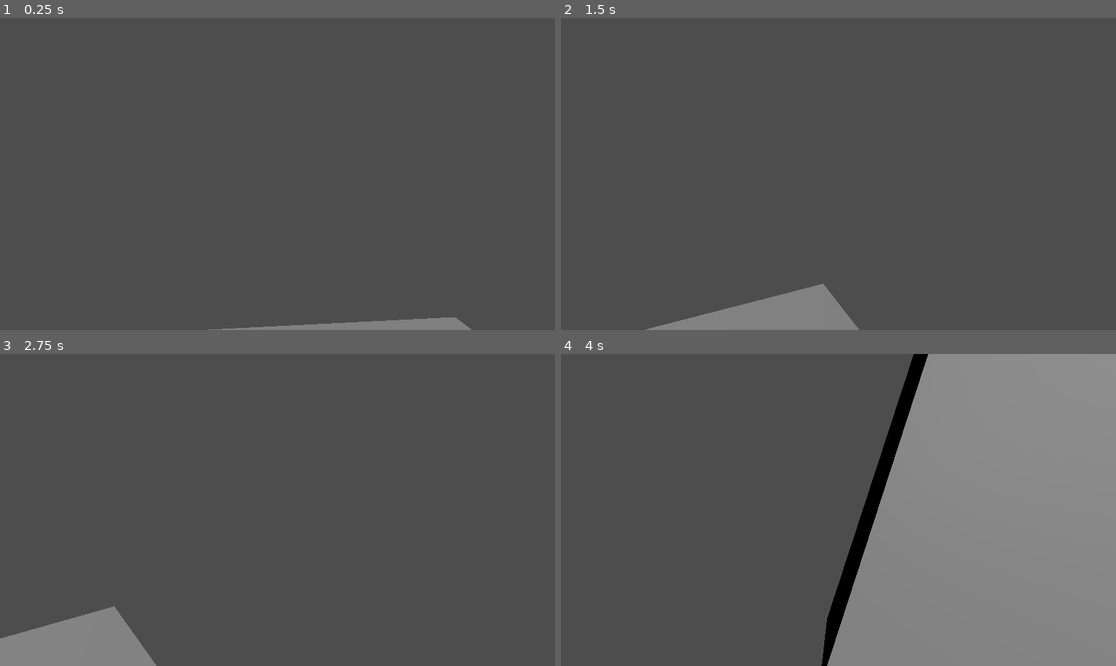
Above: before the commit, frames 1-4 (two rows, left to right).
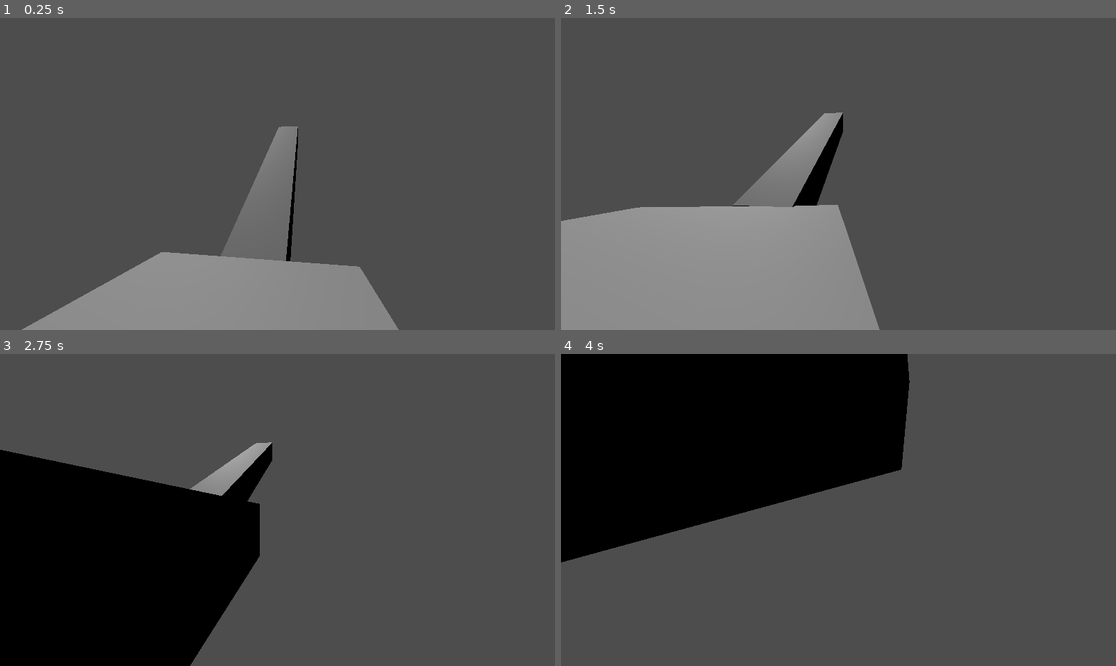
Above: after the commit, the same moments.

Repository: danitheturtle/godly-pets-delivery-service
Game: Godot game, scene res://scenes/main.tscn
The game is run twice, just before and just after one commit, with the same random seed, the same clock (stepped at 60 frames per second) and the same inputs.
Inputs (mouse positions are in pixels of both pictures, inside the frame that each line leads up to):
- Up to frame 1 (0.25 s): no input
- Up to frame 2 (1.5 s): tap Enter at 0.5 s; move the mouse to (960, 158) at 0.52 s; hold D (right) 0.53-1.28 s; hold Q (rotate_ccw, bound only after the commit) 0.53-1.28 s; tap E (rotate_cw, bound only after the commit) at 0.8, 1.35 s; move the mouse to (727, 189) at 1.27 s; hold S (backward) from 1.28 s (still down)
- Up to frame 3 (2.75 s): tap Q (rotate_ccw, bound only after the commit) at 1.55 s; move the mouse to (333, 441) at 2.02 s; release S (backward) at 2.03 s; press the mouse at (333, 441) at 2.03 s; hold D (right) from 2.03 s (still down); tap E (rotate_cw, bound only after the commit) at 2.3 s
- Up to frame 4 (4 s): move the mouse to (832, 516) at 2.77 s; release D (right) at 2.78 s; release the mouse at (832, 516) at 2.78 s; hold W (forward) 2.78-3.53 s; tap X (toggle_cursor) at 2.85 s; tap Q (rotate_ccw, bound only after the commit) at 3.05 s; move the mouse to (1005, 556) at 3.52 s; hold A (left) from 3.53 s (still down); hold Q (rotate_ccw, bound only after the commit) from 3.53 s (still down); tap E (rotate_cw, bound only after the commit) at 3.8 s

The runs differ from the first frame. In frame 1, 15% of the frame differs, in the area x 3-85%, y 34-100%; in frame 2, 21%; in frame 3, 28%; in frame 4, 76%, in the area x 0-100%, y 0-100%.

Commit message:
added stairs and some more stuff

Diff:
--- /dev/null
+++ b/godot/assets/staircase.tres
@@ -0,0 +1,4 @@
+[gd_resource type="ConvexPolygonShape3D" format=3 uid="uid://b6nqhrfkchyh8"]
+
+[resource]
+points = PackedVector3Array(-9.75, 7.125, -1.5, -9.75, 4.125, -1.5, -9.75, 7.125, 1.5, -9.75, 4.125, 1.5, 9.75, -7.125, -1.5, 9.75, -4.125, -1.5, 9.75, -7.125, 1.5, 9.75, -4.125, 1.5)
--- a/godot/project.godot
+++ b/godot/project.godot
@@ -14,6 +14,11 @@
 run/main_scene="uid://b64n2vugr0k72"
 config/features=PackedStringArray("4.5", "Mobile")
 config/icon="res://icon.svg"
+
+[display]
+
+window/size/viewport_width=1920
+window/size/viewport_height=1080
 
 [input]
 
@@ -90,6 +95,16 @@
 "events": [Object(InputEventKey,"resource_local_to_scene":false,"resource_name":"","device":-1,"window_id":0,"alt_press …(192 unchanged characters)…
 ]
 }
+rotate_cw={
+"deadzone": 0.2,
+"events": [Object(InputEventKey,"resource_local_to_scene":false,"resource_name":"","device":-1,"window_id":0,"alt_pressed":false,"shift_pressed":false,"ctrl_pressed":false,"meta_pressed":false,"pressed":false,"keycode":0,"physical_keycode":69,"key_label":0,"unicode":101,"location":0,"echo":false,"script":null)
+]
+}
+rotate_ccw={
+"deadzone": 0.2,
+"events": [Object(InputEventKey,"resource_local_to_scene":false,"resource_name":"","device":-1,"window_id":0,"alt_pressed":false,"shift_pressed":false,"ctrl_pressed":false,"meta_pressed":false,"pressed":false,"keycode":0,"physical_keycode":81,"key_label":0,"unicode":113,"location":0,"echo":false,"script":null)
+]
+}
 
 [rendering]
 
--- a/godot/scenes/main.tscn
+++ b/godot/scenes/main.tscn
@@ -1,96 +1,25 @@
-[gd_scene load_steps=9 format=3 uid="uid://b64n2vugr0k72"]
+[gd_scene load_steps=5 format=3 uid="uid://b64n2vugr0k72"]
 
-[ext_resource type="Script" uid="uid://c38wmb61wavf1" path="res://scripts/player.gd" id="1_o5qli"]
-
-[sub_resource type="BoxShape3D" id="BoxShape3D_sgp6g"]
-size = Vector3(4, 1, 4)
-
-[sub_resource type="BoxMesh" id="BoxMesh_o5qli"]
-size = Vector3(4, 1, 4)
-
-[sub_resource type="Animation" id="Animation_0wfyh"]
-length = 0.001
-tracks/0/type = "value"
-tracks/0/imported = false
-tracks/0/enabled = true
-tracks/0/path = NodePath(".:rotation")
-tracks/0/interp = 1
-tracks/0/loop_wrap = true
-tracks/0/keys = {
-"times": PackedFloat32Array(0),
-"transitions": PackedFloat32Array(1),
-"update": 0,
-"values": [Vector3(0, 0, 0)]
-}
-
-[sub_resource type="Animation" id="Animation_o5qli"]
-resource_name = "new_animation"
-length = 20.0
-markers = [{
-"color": Color(1, 1, 1, 1),
-"name": &"new_marker",
-"time": -0.23333333
-}, {
-"color": Color(1, 1, 1, 1),
-"name": &"new_marker_2",
-"time": -2.3999996
-}]
-tracks/0/type = "value"
-tracks/0/imported = false
-tracks/0/enabled = true
-tracks/0/path = NodePath(".:rotation")
-tracks/0/interp = 1
-tracks/0/loop_wrap = true
-tracks/0/keys = {
-"times": PackedFloat32Array(0, 10.03, 20),
-"transitions": PackedFloat32Array(1, 1, 1),
-"update": 0,
-"values": [Vector3(0, 0, 0), Vector3(0, 3.1415927, 0), Vector3(0, 6.2831855, 0)]
-}
-
-[sub_resource type="AnimationLibrary" id="AnimationLibrary_sugp2"]
-_data = {
-&"RESET": SubResource("Animation_0wfyh"),
-&"new_animation": SubResource("Animation_o5qli")
-}
-
-[sub_resource type="CapsuleShape3D" id="CapsuleShape3D_0wfyh"]
-
-[sub_resource type="CapsuleMesh" id="CapsuleMesh_sugp2"]
+[ext_resource type="PackedScene" uid="uid://ck2nk1xw7ihca" path="res://scenes/square_platform.tscn" id="1_jyhfs"]
+[ext_resource type="PackedScene" uid="uid://c0thkvhu37he4" path="res://scenes/player.tscn" id="1_o5qli"]
+[ext_resource type="ArrayMesh" uid="uid://d3ywv5epcksy6" path="res://assets/staircase.obj" id="2_sugp2"]
+[ext_resource type="Shape3D" uid="uid://b6nqhrfkchyh8" path="res://assets/staircase.tres" id="3_sugp2"]
 
 [node name="Node3D" type="Node3D"]
 
-[node name="AnimatableBody3D" type="AnimatableBody3D" parent="."]
+[node name="SquarePlatform" parent="." instance=ExtResource("1_jyhfs")]
 
-[node name="CollisionShape3D" type="CollisionShape3D" parent="AnimatableBody3D"]
-shape = SubResource("BoxShape3D_sgp6g")
-
-[node name="MeshInstance3D" type="MeshInstance3D" parent="AnimatableBody3D"]
-mesh = SubResource("BoxMesh_o5qli")
-
-[node name="AnimationPlayer" type="AnimationPlayer" parent="AnimatableBody3D"]
-deterministic = true
-libraries = {
-&"": SubResource("AnimationLibrary_sugp2")
-}
-autoplay = "new_animation"
-
-[node name="CharacterBody3D" type="CharacterBody3D" parent="."]
-transform = Transform3D(1, 0, 0, 0, 1, 0, 0, 0, 1, 0, 1, 0)
-floor_constant_speed = true
-script = ExtResource("1_o5qli")
-
-[node name="CollisionShape3D" type="CollisionShape3D" parent="CharacterBody3D"]
-transform = Transform3D(1, 0, 0, 0, 1, 0, 0, 0, 1, 0, 1, 0)
-shape = SubResource("CapsuleShape3D_0wfyh")
-
-[node name="MeshInstance3D" type="MeshInstance3D" parent="CharacterBody3D"]
-transform = Transform3D(1, 0, 0, 0, 1, 0, 0, 0, 1, 0, 1, 0)
-visible = false
-mesh = SubResource("CapsuleMesh_sugp2")
-
-[node name="Camera3D" type="Camera3D" parent="CharacterBody3D"]
-transform = Transform3D(1, 0, 0, 0, 1, 0, 0, 0, 1, 0, 1.5, 0)
+[node name="CharacterBody3D" parent="." instance=ExtResource("1_o5qli")]
+transform = Transform3D(-0.14483972, 0, 0.9894551, 0, 1, 0, -0.9894551, 0, -0.14483972, 2.8130512, 4.254733, -2.2026155)
 
 [node name="DirectionalLight3D" type="DirectionalLight3D" parent="."]
 transform = Transform3D(0.8435696, 0, -0.53701985, 0.47806197, 0.45554492, 0.7509564, 0.24463668, -0.89021283, 0.38428384, 0, 5.97336, 0)
+
+[node name="RotatingStaircase" type="AnimatableBody3D" parent="."]
+transform = Transform3D(1, 0, 0, 0, 1, 0, 0, 0, 1, -14.25, 5.625, 0)
+
+[node name="MeshInstance3D" type="MeshInstance3D" parent="RotatingStaircase"]
+mesh = ExtResource("2_sugp2")
+
+[node name="CollisionShape3D" type="CollisionShape3D" parent="RotatingStaircase"]
+shape = ExtResource("3_sugp2")
--- /dev/null
+++ b/godot/scenes/player.tscn
@@ -0,0 +1,26 @@
+[gd_scene load_steps=4 format=3 uid="uid://c0thkvhu37he4"]
+
+[ext_resource type="Script" uid="uid://c38wmb61wavf1" path="res://scripts/player.gd" id="1_3vyb7"]
+
+[sub_resource type="CapsuleShape3D" id="CapsuleShape3D_3vyb7"]
+
+[sub_resource type="CapsuleMesh" id="CapsuleMesh_sugp2"]
+
+[node name="CharacterBody3D" type="CharacterBody3D"]
+floor_constant_speed = true
+floor_snap_length = 1.0
+platform_on_leave = 2
+script = ExtResource("1_3vyb7")
+
+[node name="CollisionShape3D" type="CollisionShape3D" parent="."]
+transform = Transform3D(1, 0, 0, 0, 1, 0, 0, 0, 1, 0, 1, 0)
+shape = SubResource("CapsuleShape3D_3vyb7")
+
+[node name="MeshInstance3D" type="MeshInstance3D" parent="."]
+transform = Transform3D(1, 0, 0, 0, 1, 0, 0, 0, 1, 0, 1, 0)
+mesh = SubResource("CapsuleMesh_sugp2")
+
+[node name="Camera3D" type="Camera3D" parent="."]
+transform = Transform3D(1, 0, 0, 0, 1, 0, 0, 0, 1, 0, 1.5, 0)
+current = true
+fov = 85.0
--- /dev/null
+++ b/godot/scenes/square_platform.tscn
@@ -0,0 +1,50 @@
+[gd_scene load_steps=5 format=3 uid="uid://ck2nk1xw7ihca"]
+
+[ext_resource type="Script" uid="uid://b6r0nkerqmy6f" path="res://scripts/platform.gd" id="1_klhda"]
+
+[sub_resource type="BoxShape3D" id="BoxShape3D_sgp6g"]
+size = Vector3(9, 3, 9)
+
+[sub_resource type="BoxMesh" id="BoxMesh_o5qli"]
+size = Vector3(9, 3, 9)
+
+[sub_resource type="SphereShape3D" id="SphereShape3D_pi4wo"]
+
+[node name="SquarePlatform" type="AnimatableBody3D"]
+script = ExtResource("1_klhda")
+
+[node name="FloorCollider" type="CollisionShape3D" parent="."]
+shape = SubResource("BoxShape3D_sgp6g")
+
+[node name="Floor" type="MeshInstance3D" parent="."]
+mesh = SubResource("BoxMesh_o5qli")
+
+[node name="Pivots" type="Node3D" parent="."]
+
+[node name="xPosPivot" type="Area3D" parent="Pivots"]
+transform = Transform3D(1, 0, 0, 0, 1, 0, 0, 0, 1, 4.5, 0, 0)
+monitorable = false
+
+[node name="CollisionShape3D" type="CollisionShape3D" parent="Pivots/xPosPivot"]
+shape = SubResource("SphereShape3D_pi4wo")
+
+[node name="xNegPivot" type="Area3D" parent="Pivots"]
+transform = Transform3D(-1, 0, -8.742278e-08, 0, 1, 0, 8.742278e-08, 0, -1, -4.5, 0, 0)
+monitorable = false
+
+[node name="CollisionShape3D" type="CollisionShape3D" parent="Pivots/xNegPivot"]
+shape = SubResource("SphereShape3D_pi4wo")
+
+[node name="zPosPivot" type="Area3D" parent="Pivots"]
+transform = Transform3D(-4.371139e-08, 0, -1, 0, 1, 0, 1, 0, -4.371139e-08, 0, 0, 4.5)
+monitorable = false
+
+[node name="CollisionShape3D" type="CollisionShape3D" parent="Pivots/zPosPivot"]
+shape = SubResource("SphereShape3D_pi4wo")
+
+[node name="zNegPivot" type="Area3D" parent="Pivots"]
+transform = Transform3D(-4.371139e-08, 0, 1, 0, 1, 0, -1, 0, -4.371139e-08, 0, 0, -4.5)
+monitorable = false
+
+[node name="CollisionShape3D" type="CollisionShape3D" parent="Pivots/zNegPivot"]
+shape = SubResource("SphereShape3D_pi4wo")
--- /dev/null
+++ b/godot/scripts/platform.gd
@@ -0,0 +1,39 @@
+extends AnimatableBody3D
+@export var secondsPerRotation = 3.0
+var startAngle = 0
+var rotating = false
+var cw_rotate_queued = false
+var ccw_rotate_queued = false
+
+# Called when the node enters the scene tree for the first time.
+func _ready() -> void:
+	pass # Replace with function body.
+
+func _physics_process(delta: float) -> void:
+	if (!rotating):
+		rotating = true
+		startAngle = rotation_degrees.y
+	else:
+		if (cw_rotate_queued):
+			rotate_y(deg_to_rad((90.0 / secondsPerRotation) * delta))
+		if (ccw_rotate_queued):
+			rotate_y(deg_to_rad((-90.0 / secondsPerRotation) * delta))
+		if (abs(rotation_degrees.y - startAngle) >= 90):
+			rotating = false
+			cw_rotate_queued = false
+			ccw_rotate_queued = false
+
+func _unhandled_key_input(event: InputEvent) -> void:
+	var eventHandled: bool = false
+	# movement
+	if (event.is_action_pressed("rotate_cw")):
+		ccw_rotate_queued = false
+		cw_rotate_queued = true
+		eventHandled = true
+	if (event.is_action_pressed("rotate_ccw")):
+		cw_rotate_queued = false
+		ccw_rotate_queued = true
+		eventHandled = true
+	# tell game event was handled and stop propagating
+	if (eventHandled):
+		get_tree().root.set_input_as_handled()
--- a/godot/scripts/player.gd
+++ b/godot/scripts/player.gd
@@ -1,7 +1,7 @@
 extends CharacterBody3D
 
 @export var GRAVITY = -2
-@export var PLAYER_SPEED = 1.5
+@export var PLAYER_SPEED = 3
 @export var CAMERA_ANGULAR_VELOCITY = 0.1
 var moveDir = Vector2(0.0,0.0)
 var cameraMoveDir = Vector2(0.0,0.0)
@@ -23,6 +23,8 @@
 	if (cameraMoveDir.y < 0 && camera.rotation_degrees.x < 85) || (cameraMoveDir.y > 0 && camera.rotation_degrees.x > -85):
 		camera.rotate_x(cameraMoveDir.y * -CAMERA_ANGULAR_VELOCITY)
 	rotate_y(cameraMoveDir.x * -CAMERA_ANGULAR_VELOCITY)
+	if (mouseCaptured):
+		cameraMoveDir = Vector2.ZERO
 	#multiply basis vectors by input direction
 	velocity = Vector3(basis.x * moveDir.x + basis.z * moveDir.y).limit_length() * PLAYER_SPEED
 	#apply gravity
@@ -45,80 +47,34 @@
 
 func handle_key_input(event: InputEvent ) -> void:
 	var eventHandled: bool = false
-	# forward is pressed
+	# movement
 	if (event.is_action_pressed("forward")):
 		moveDir = Vector2(moveDir.x, -1)
-		movePriority.backward = false
-		movePriority.forward = !movePriority.left && !movePriority.right
 		eventHandled = true
-	# forward is released
-	if (event.is_action_released("forward")):
-		movePriority.forward = false
-		if (Input.is_action_pressed("backward")):
-			moveDir = Vector2(moveDir.x, 1)
-			movePriority.backward = !movePriority.left && !movePriority.right
-		else:
-			moveDir = Vector2(moveDir.x, 0)
-			movePriority.left = true if moveDir.x < 0 else false
-			movePriority.right = true if moveDir.x > 0 else false
+	elif (event.is_action_released("forward")):
+		moveDir = Vector2(moveDir.x, 1.0 if Input.is_action_pressed("backward") else 0.0)
 		eventHandled = true
-
-	# backward is pressed
-	if (event.is_action_pressed("backward")):
+	elif (event.is_action_pressed("backward")):
 		moveDir = Vector2(moveDir.x, 1)
-		movePriority.forward = false
-		movePriority.backward = !movePriority.left && !movePriority.right
 		eventHandled = true
-	# backward is released
-	if (event.is_action_released("backward")):
-		if (Input.is_action_pressed("forward")):
-			moveDir = Vector2(moveDir.x, -1)
-			movePriority.forward = !movePriority.left && !movePriority.right
-		else:
-			moveDir = Vector2(moveDir.x, 0)
-			movePriority.left = true if moveDir.x < 0 else false
-			movePriority.right = true if moveDir.x > 0 else false
-		movePriority.backward = false
+	elif (event.is_action_released("backward")):
+		moveDir = Vector2(moveDir.x, -1.0 if Input.is_action_pressed("forward") else 0.0)
 		eventHandled = true
-
-	# left is pressed
-	if (event.is_action_pressed("left")):
+	elif (event.is_action_pressed("left")):
 		moveDir = Vector2(-1, moveDir.y)
-		movePriority.right = false
-		movePriority.left = !movePriority.forward && !movePriority.backward
 		eventHandled = true
-	# left is released
-	if (event.is_action_released("left")):
-		if (Input.is_action_pressed("right")):
-			moveDir = Vector2(1, moveDir.y)
-			movePriority.right = !movePriority.forward && !movePriority.backward
-		else:
-			moveDir = Vector2(0, moveDir.y)
-			movePriority.backward = true if moveDir.y < 0 else false
-			movePriority.forward = true if moveDir.y > 0 else false
-		movePriority.left = false
+	elif (event.is_action_released("left")):
+		moveDir = Vector2(1.0 if Input.is_action_pressed("right") else 0.0, moveDir.y)
 		eventHandled = true
-
-	# right is pressed
-	if (event.is_action_pressed("right")):
-		moveDir = Vector2(1, moveDir.y)
-		movePriority.left = false
-		movePriority.right = !movePriority.forward && !movePriority.backward
+	elif (event.is_action_pressed("right")):
+		moveDir = Vector2(1.0, moveDir.y)
 		eventHandled = true
-	# right is released
-	if (event.is_action_released("right")):
-		if (Input.is_action_pressed("left")):
-			moveDir = Vector2(-1, moveDir.y)
-			movePriority.left = !movePriority.forward && !movePriority.backward
-		else:
-			moveDir = Vector2(0, moveDir.y)
-			movePriority.backward = true if moveDir.y < 0 else false
-			movePriority.forward = true if moveDir.y > 0 else false
-		movePriority.right = false
+	elif (event.is_action_released("right")):
+		moveDir = Vector2(-1.0 if Input.is_action_pressed("left") else 0.0, moveDir.y)
 		eventHandled = true
-
 	moveDir = moveDir.normalized()
 
+	# cursor capture. lets player get mouse back to interact with UI
 	if (event.is_action_pressed("capture_cursor") && !mouseCaptured):
 		Input.set_mouse_mode(Input.MouseMode.MOUSE_MODE_CAPTURED)
 		mouseCaptured = true
@@ -134,7 +90,7 @@
 		else:
 			Input.set_mouse_mode(Input.MouseMode.MOUSE_MODE_CAPTURED)
 			mouseCaptured = true
-
+	# tell game event was handled and stop propagating
 	if (eventHandled):
 		get_tree().root.set_input_as_handled()
 
@@ -160,5 +116,6 @@
 		moveDir = Vector2(0.0,0.0)
 	if (cameraMoveDir.length_squared() < 0.01):
 		cameraMoveDir = Vector2(0.0,0.0)
+	# tell game event was handled and stop propagating
 	if (eventHandled):
 		get_tree().root.set_input_as_handled()
Not shown, added: godot/assets/staircase.obj
Not shown, added: godot/assets/staircase.obj.import
Not shown, added: godot/scripts/platform.gd.uid
Not shown, changed: godot/.editorconfig
